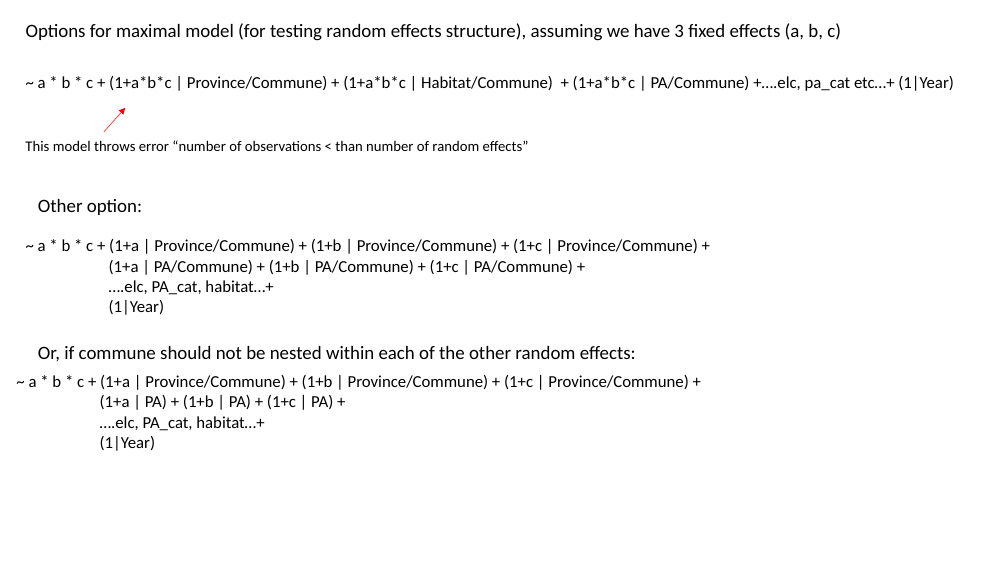
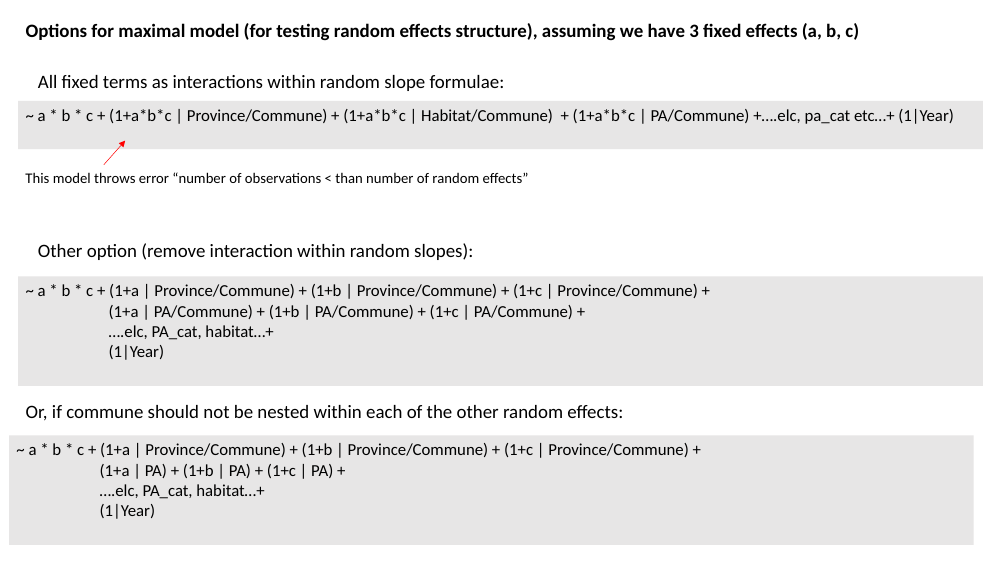
Before and after one commit to mattnuttall00/PhD_Chapter1, a slide deck: slide 5 of mixed_model_structures.pptx (slide 4 before the commit). Drawn at 1008x567 pixels with LibreOffice and Linux fonts; fonts in the diff are those of the drawing. Boxes give left, top, right and bottom in pixels: in the first picture for what was removed or moved away, otherwise in the second. Text is boxed around its words. In the diff, an @@ line names an element or a change of style, - is before the commit and + after.

```diff
--- a/mixed_model_structures.pptx
+++ b/mixed_model_structures.pptx
@@ text "Options for maximal model (for ..." at box(26, 23, 859, 41): bold on @@
@@ text added at box(38, 75, 505, 91), 18 pt, text #000000 @@
+All fixed terms as interactions within random slope formulae:
@@ 1 text, 1 rectangle, 1 arrow: place and size @@
-1 text, 1 rectangle, 1 arrow at box(25, 76, 954, 151)
+1 text, 1 rectangle, 1 arrow at box(18, 101, 983, 183)
@@ text at box(38, 243, 473, 260): text changed @@
-Other option:
+Other option (remove interaction within random slopes):
@@ rectangle "~ a * b * ...": place and size @@
-rectangle "~ a * b * ..." at box(38, 239, 698, 315)
+rectangle "~ a * b * ..." at box(18, 277, 983, 386)
@@ text "Or, if commune should not ...": place and size @@
-text "Or, if commune should not ..." at box(38, 346, 636, 361)
+text "Or, if commune should not ..." at box(26, 405, 623, 421)
@@ fill none to #E7E6E6 in 3 elements at box(18, 101, 983, 149), box(18, 277, 983, 386), box(9, 436, 974, 545) @@
@@ rectangle "~ a * b * ...": place and size @@
-rectangle "~ a * b * ..." at box(29, 375, 689, 451)
+rectangle "~ a * b * ..." at box(9, 436, 974, 545)
```
Also in this commit, not shown: 3 other slides changed, 3 slides added, 1 other file.
